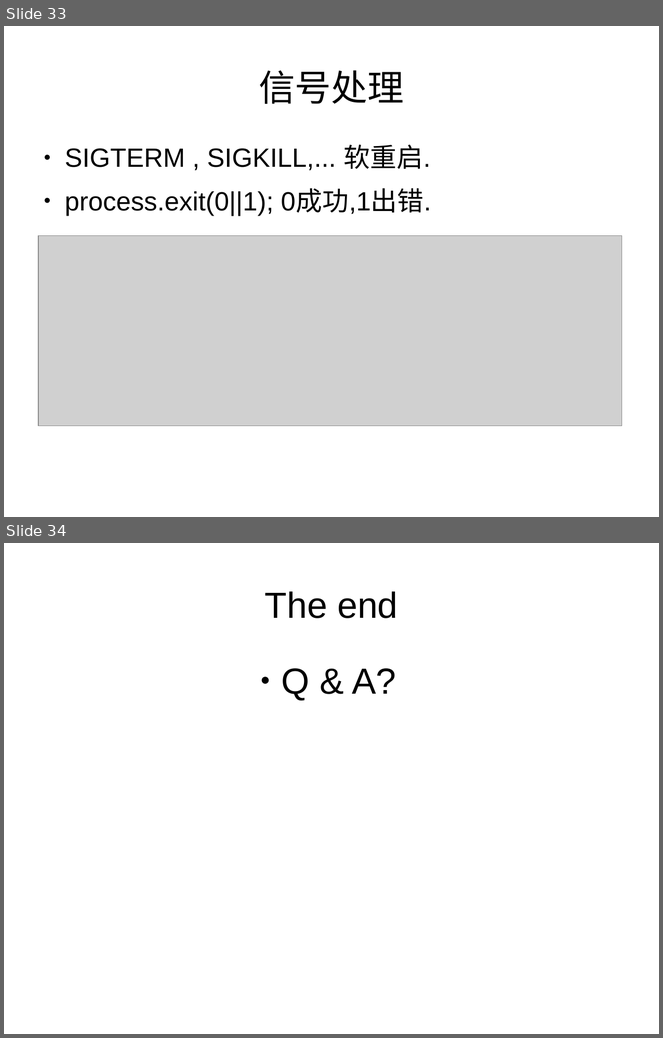
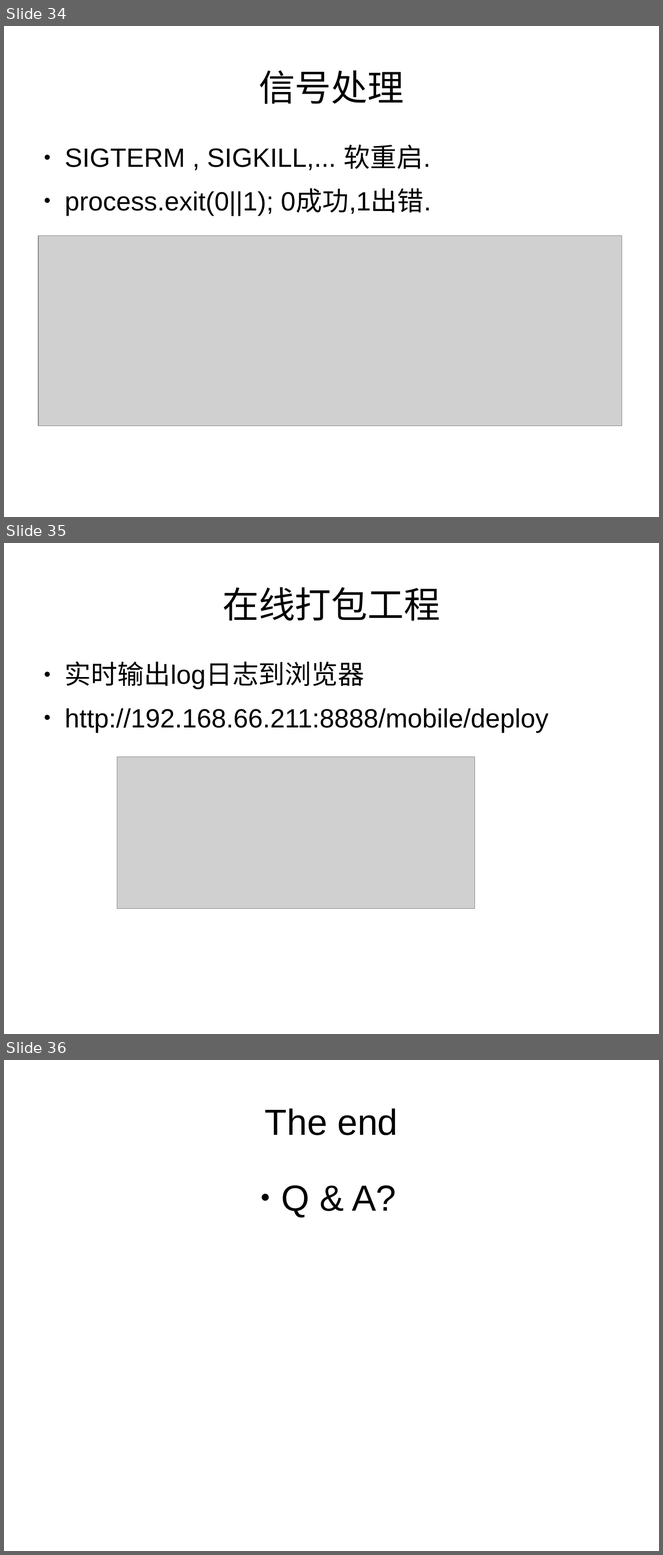
Before and after one commit to dongyuwei/frontend-utils, a slide deck: nodejs-web-dev-demo/nodejs-web-dev.odp. Shown one above the other, each under a label of ours: slides 33 and 34 before the commit, slides 34, 35 and 36 after it. The pictures are 663x1038 and 663x1555 pixels, drawn with LibreOffice and Linux fonts; fonts in the diff are those of the drawing; grey boxes stand for pictures. Boxes give left, top, right and bottom in pixels: in the first picture for what was removed or moved away, otherwise in the second. Text is boxed around its words. In the diff, an @@ line names an element or a change of style, - is before the commit and + after.

```diff
--- a/nodejs-web-dev-demo/nodejs-web-dev.odp
+++ b/nodejs-web-dev-demo/nodejs-web-dev.odp
@@ slide 35 added at [4, 543, 659, 1034], background #FFFFFF @@
@@ title added at [222, 587, 440, 621], 44 pt, text #000000 @@
+在线打包工程
@@ text added at [65, 662, 548, 733], 32 pt, text #000000 @@
+● 实时输出log日志到浏览器
+● http://192.168.66.211:8888/mobile/deploy
@@ picture added at [117, 757, 475, 909] @@
@@ what was slide 33 is now slide 34 @@
@@ what was slide 34 is now slide 36 @@
```
Also in this commit, not shown: 2 slides changed, 1 other slide added, 1 other file.
